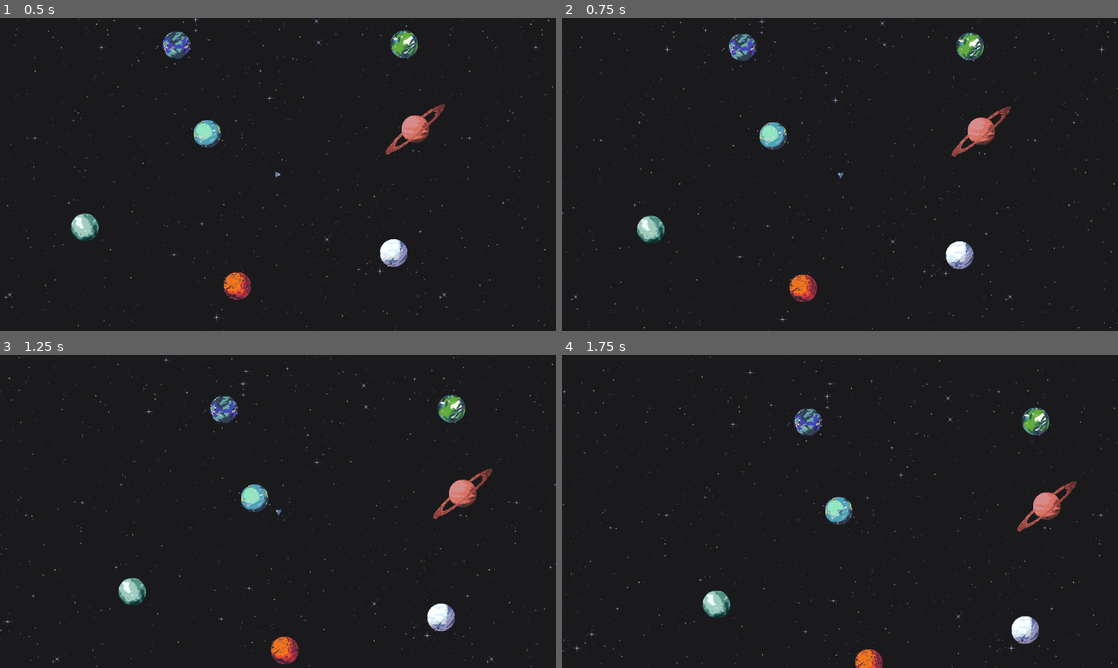
Above: before the commit, frames 1-4 (two rows, left to right).
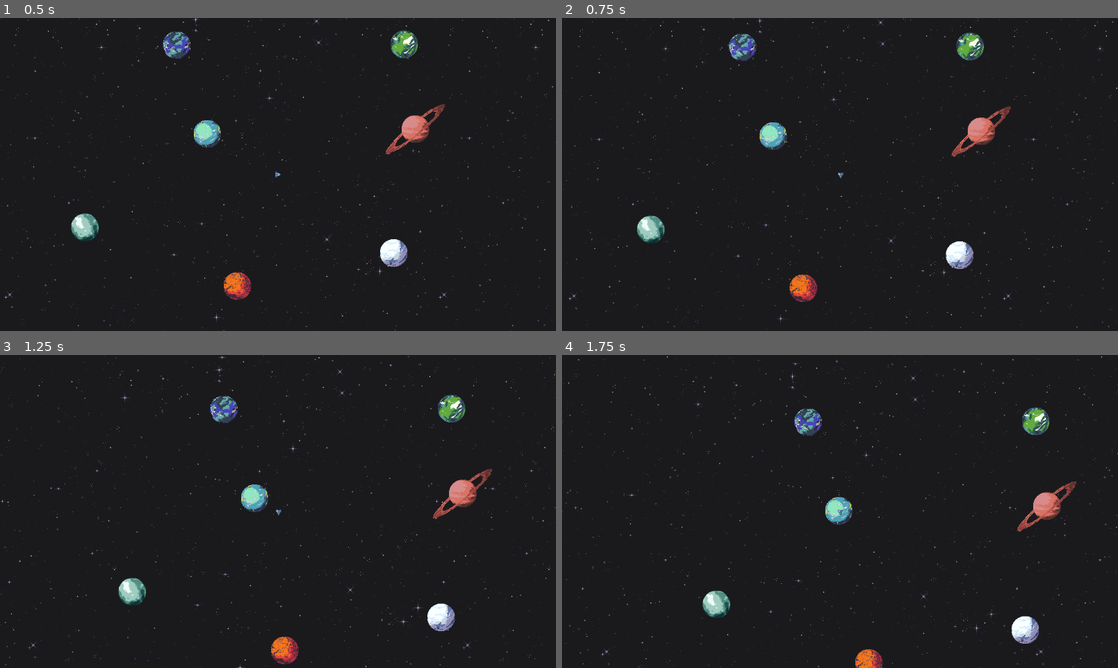
Above: after the commit, the same moments.

Repository: shadowhen/Star-Trader
Game: Godot game, scene res://World.tscn
Same seed, same stepped clock (60 frames per second), same inputs: the game is played once before the commit and once after it.
Inputs (mouse positions are in pixels of both pictures, inside the frame that each line leads up to):
- Up to frame 1 (0.5 s): no input
- Up to frame 2 (0.75 s): tap Enter at 0.5 s; move the mouse to (767, 133) at 0.52 s; press the mouse at (767, 133) at 0.53 s; hold Right (ui_right) from 0.53 s (still down)
- Up to frame 3 (1.25 s): keep holding Right (ui_right)
- Up to frame 4 (1.75 s): move the mouse to (1017, 408) at 1.27 s; release Right (ui_right) at 1.28 s; release the mouse at (1017, 408) at 1.28 s; hold Down (ui_down) from 1.28 s (still down); tap T (trade) at 1.35 s; click (1017, 408) at 1.42 s

Frame 1 is identical in both runs. In frame 2, 1.1% of the frame differs, in the area x 0-100%, y 0-100%; in frame 3, 1.2%; in frame 4, 1.2%.

Commit message:
fixed background cutting off

Diff:
--- a/World.tscn
+++ b/World.tscn
@@ -19,6 +19,7 @@
 [node name="ParallaxBackground" type="ParallaxBackground" parent="."]
 
 [node name="ParallaxLayer" type="ParallaxLayer" parent="ParallaxBackground"]
+motion_scale = Vector2( 0.5, 0.5 )
 motion_mirroring = Vector2( 1000, 1000 )
 
 [node name="Sprite" type="Sprite" parent="ParallaxBackground/ParallaxLayer"]
@@ -49,10 +50,10 @@
 [node name="Sprite" parent="Planets/Planet2" index="0"]
 texture = ExtResource( 7 )
 
-[node name="Planet3" parent="Planets" instance=ExtResource( 4 )]
-position = Vector2( 266, 180 )
+[node name="Planet3" parent="Planets/Planet2" instance=ExtResource( 4 )]
+position = Vector2( -24, 480 )
 
-[node name="Sprite" parent="Planets/Planet3" index="0"]
+[node name="Sprite" parent="Planets/Planet2/Planet3" index="0"]
 texture = ExtResource( 8 )
 
 [node name="Planet4" parent="Planets" instance=ExtResource( 4 )]
@@ -87,7 +88,7 @@
 [connection signal="upgrade_ship" from="GUI/SharedUI" to="." method="_upgrade_ship"]
 
 [editable path="Planets/Planet2"]
-[editable path="Planets/Planet3"]
+[editable path="Planets/Planet2/Planet3"]
 [editable path="Planets/Planet4"]
 [editable path="Planets/Planet5"]
 [editable path="Planets/Planet6"]
